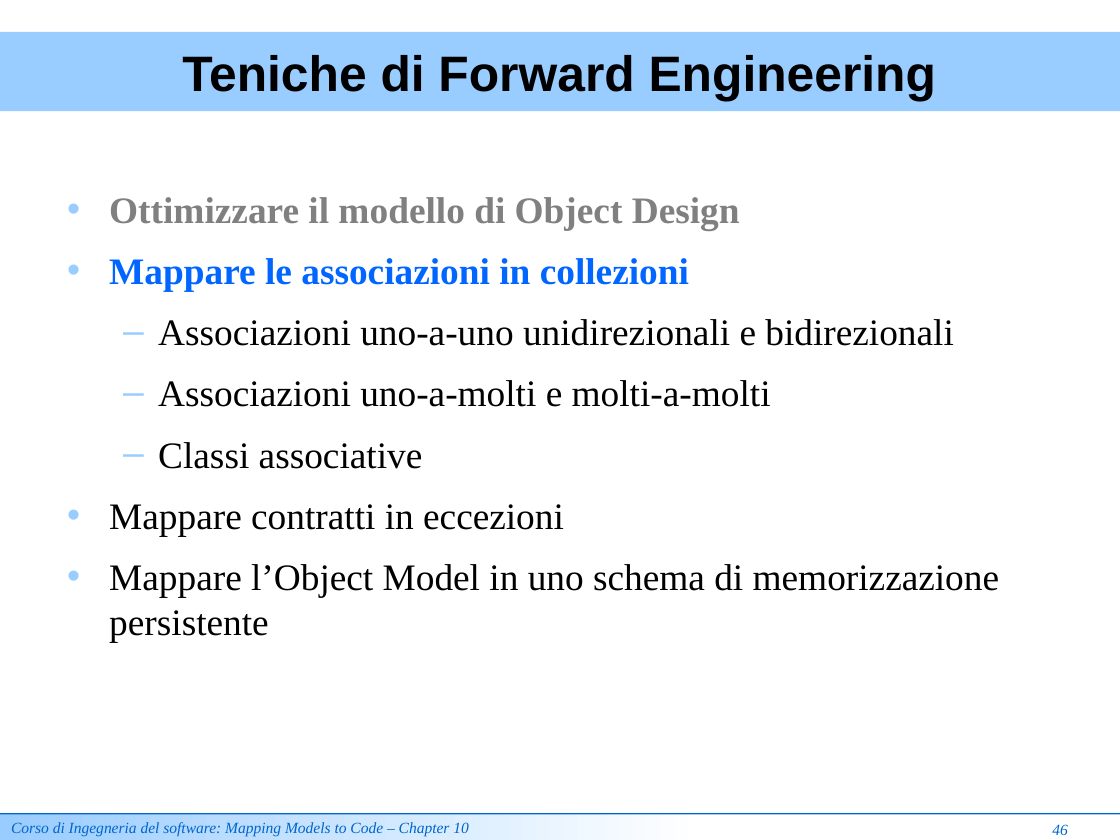
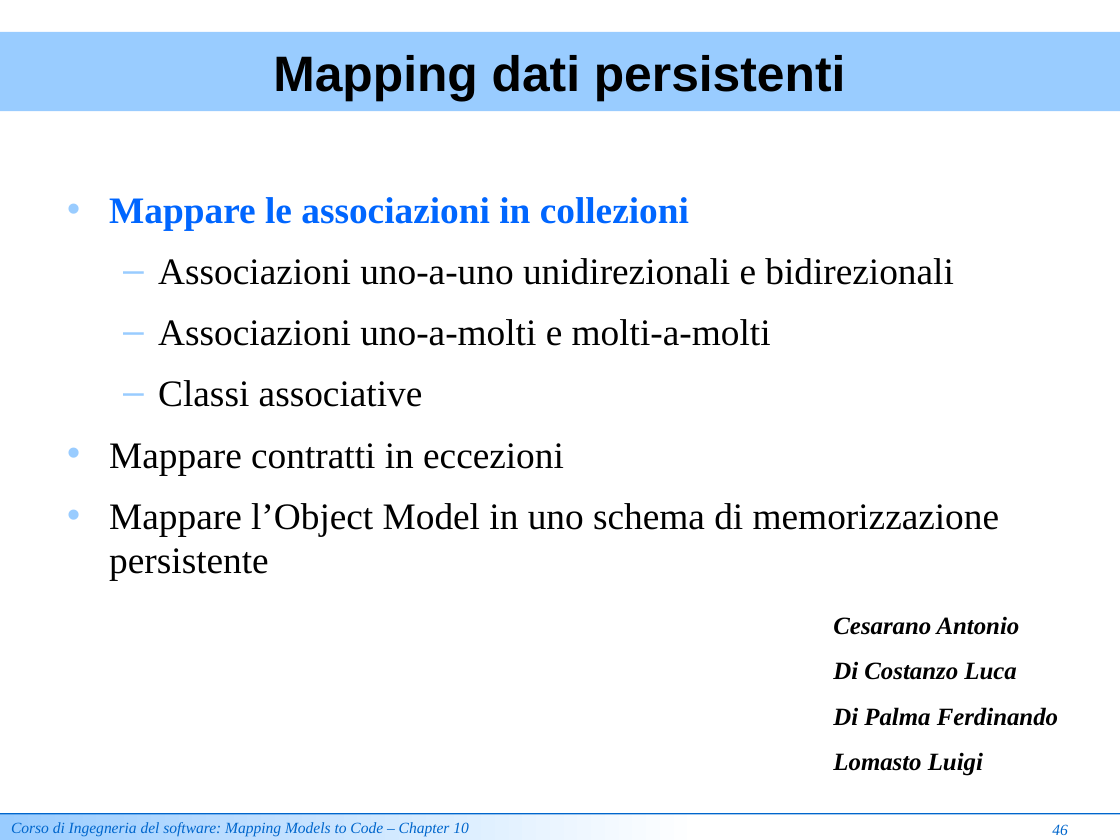
Before and after one commit to ammirate/at-silo, a slide deck: slide 1 of documenti_comuni/Lezione Mapping Models To Code [Review].ppt (slide 48 before the commit). Drawn at 1120x840 pixels with LibreOffice and Linux fonts; fonts in the diff are those of the drawing. Boxes give left, top, right and bottom in pixels: in the first picture for what was removed or moved away, otherwise in the second. Text is boxed around its words. In the diff, an @@ line names an element or a change of style, - is before the commit and + after.

```diff
--- a/documenti_comuni/Lezione Mapping Models To Code [Review].ppt
+++ b/documenti_comuni/Lezione Mapping Models To Code [Review].ppt
@@ text in rectangle at box(273, 55, 846, 101): text changed @@
-Teniche di Forward Engineering
+Mapping dati persistenti
@@ text at box(109, 197, 740, 230): paragraph removed @@
-• Ottimizzare il modello di Object Design
@@ text added at box(833, 617, 1058, 776), 16 pt, text #000000, bold, italic @@
+Cesarano Antonio
+Di Costanzo Luca
+Di Palma Ferdinando
+Lomasto Luigi
```
Also in this commit, not shown: 3 other slides changed, 51 slides removed.
